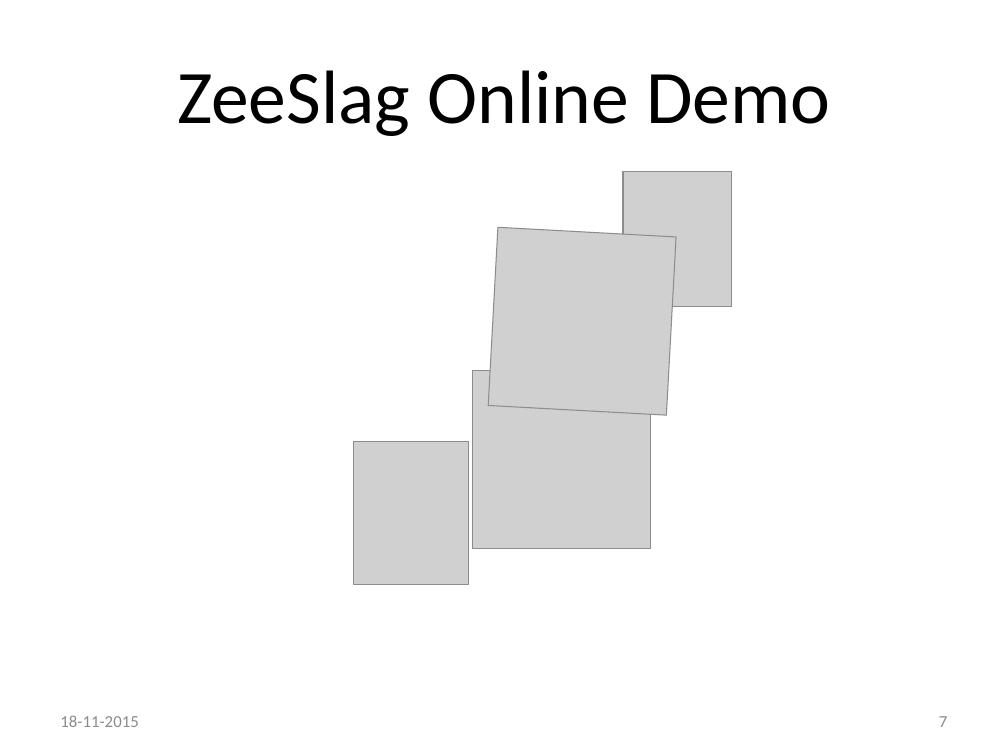
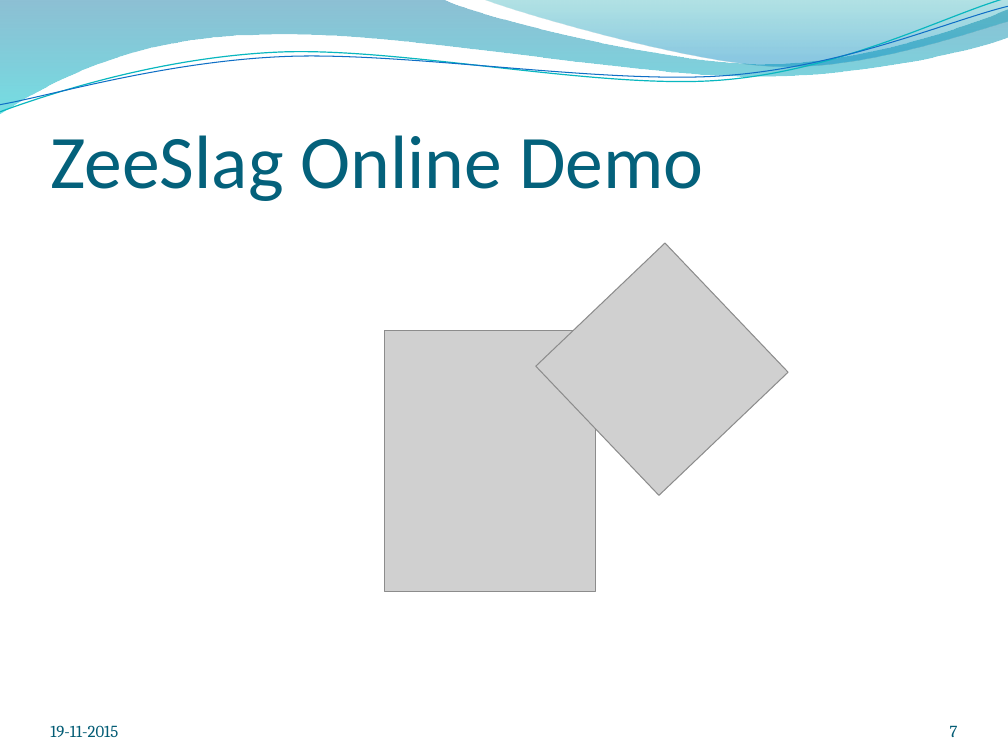
Before and after one commit to kevinrijs/ZeeSlagOnline, a slide deck: slide 7 of ZeeslagPresentatie2.pptx. Drawn at 1008x756 pixels with LibreOffice and Linux fonts; fonts in the diff are those of the drawing; grey boxes stand for pictures; background and template pictures are left out. Boxes give left, top, right and bottom in pixels: in the first picture for what was removed or moved away, otherwise in the second. Text is boxed around its words. In the diff, an @@ line names an element or a change of style, - is before the commit and + after.

```diff
--- a/ZeeslagPresentatie2.pptx
+++ b/ZeeslagPresentatie2.pptx
@@ freeform shape added at (x1=0, y1=0, x2=1008, y2=114), fill gradient #0074A1 to #00C6CF @@
@@ freeform shape added at (x1=0, y1=0, x2=1008, y2=117), outline #0AB8BF 0.85 pt @@
@@ freeform shape added at (x1=0, y1=6, x2=1008, y2=112), outline #0F6FC6 0.75 pt @@
@@ freeform shape added at (x1=483, y1=0, x2=1008, y2=70), fill gradient #00A1A9 to #008BBF @@
@@ title "ZeeSlag Online Demo" moved from (x1=177, y1=70, x2=830, y2=136) to (x1=50, y1=135, x2=703, y2=201) @@
@@ title "ZeeSlag Online Demo" at (x1=50, y1=135, x2=703, y2=201): text colour #000000 to #04617B; alignment centre to left; vertical alignment middle to bottom @@
@@ picture removed at (x1=623, y1=171, x2=732, y2=306) @@
@@ picture removed at (x1=488, y1=227, x2=676, y2=415) @@
@@ picture at (x1=536, y1=243, x2=788, y2=496): rotation 0 to 46 degrees @@
@@ picture resized from (x1=353, y1=442, x2=468, y2=585) to (x1=385, y1=331, x2=595, y2=592) @@
@@ text "19-11-2015" at (x1=50, y1=725, x2=118, y2=737): vertical alignment middle to bottom @@
@@ page number moved from (x1=939, y1=716, x2=947, y2=727) to (x1=950, y1=725, x2=958, y2=737) @@
@@ page number at (x1=950, y1=725, x2=958, y2=737): font Calibri to Cambria, text colour #8C8C8C to #045D75; vertical alignment middle to bottom @@
@@ text at (x1=50, y1=725, x2=118, y2=737): text changed; font Calibri to Cambria; text colour #8C8C8C to #045D75 @@
-18-11-2015
+19-11-2015
```
Also in this commit, not shown: 13 other slides changed, 3 other files.
